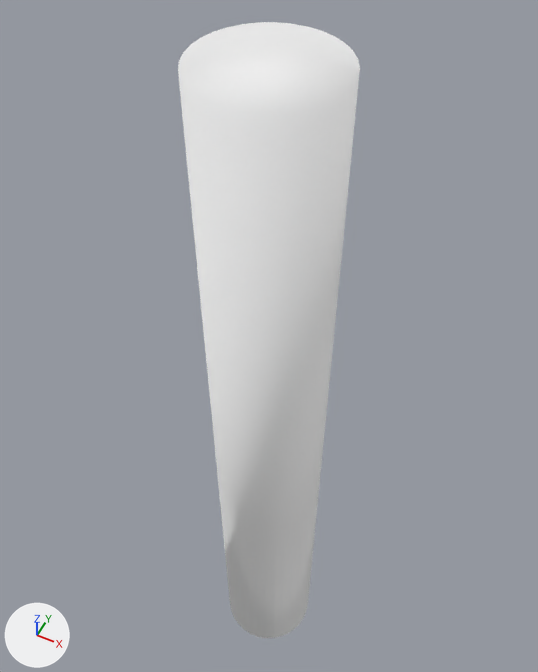
An edit to the glTF model exports/glb/Clapper stem/Clapper stem.glb, drawn before and after from the same camera.
Both versions are drawn from a 50 mm lens placed at (0.19, 2.52, 2.478), pointed at (-0.034, 2.968, 1.918). Every picture has the same lights, and +X, +Y and +Z are marked at lower left. The older version comes first.

The older version as bpy lines, for what is in view:
```python
me_cylinder_066 = bpy.data.meshes.new('Cylinder.066')
me_cylinder_066.from_pydata(...)  # a 32-sided cylinder along z spanning x -0.055..0.055, y -0.055..0.055, z -0.4..0.4
me_cylinder_066.materials.append(mat_worn_golden_bronze_001)  # white #ffffff
ob_clapper_stem = bpy.data.objects.new('Clapper stem', me_cylinder_066)
ob_clapper_stem.location = (0.0, 2.9, 1.85)
```
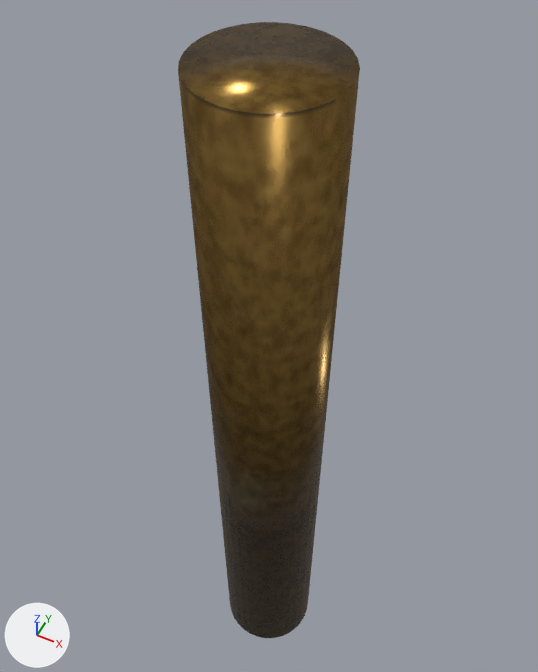
The change, as a diff of the scene's bpy script:
```diff
--- a/exports/glb/Clapper stem/Clapper stem.glb.py
+++ b/exports/glb/Clapper stem/Clapper stem.glb.py
@@ img_orm_g74_s0_clapper_stem @@
+img_orm_g74_s0_clapper_stem = load_image('ORM_g74_s0_Clapper stem', '_unpacked/ORM_g74_s0_Clapper_stem', 256, 256, 'Non-Color')
@@ img_bc_g74_s0_clapper_stem @@
+img_bc_g74_s0_clapper_stem = load_image('BC_g74_s0_Clapper stem', '_unpacked/BC_g74_s0_Clapper_stem', 256, 256, 'sRGB')
@@ mat_baked_g74_s0_clapper_stem @@
+mat_baked_g74_s0_clapper_stem = bpy.data.materials.new('BAKED_g74_s0_Clapper stem')
+# uses the picture img_bc_g74_s0_clapper_stem
+# uses the picture img_orm_g74_s0_clapper_stem
@@ me_cylinder_066 @@
 me_cylinder_066.from_pydata(...)  # 64 vertices, 124 faces; spans x -0.055..0.055, y -0.055..0.055, z -0.4..0.4
-me_cylinder_066.materials.append(mat_worn_golden_bronze_001)  # white #ffffff
+me_cylinder_066.materials.append(mat_baked_g74_s0_clapper_stem)
```

Location of each change, [x1, y1, x2, y2] in pixels of the pictures (538 x 672 px):
'Clapper stem', recoloured (white to brown): [178, 22, 360, 638] in both
